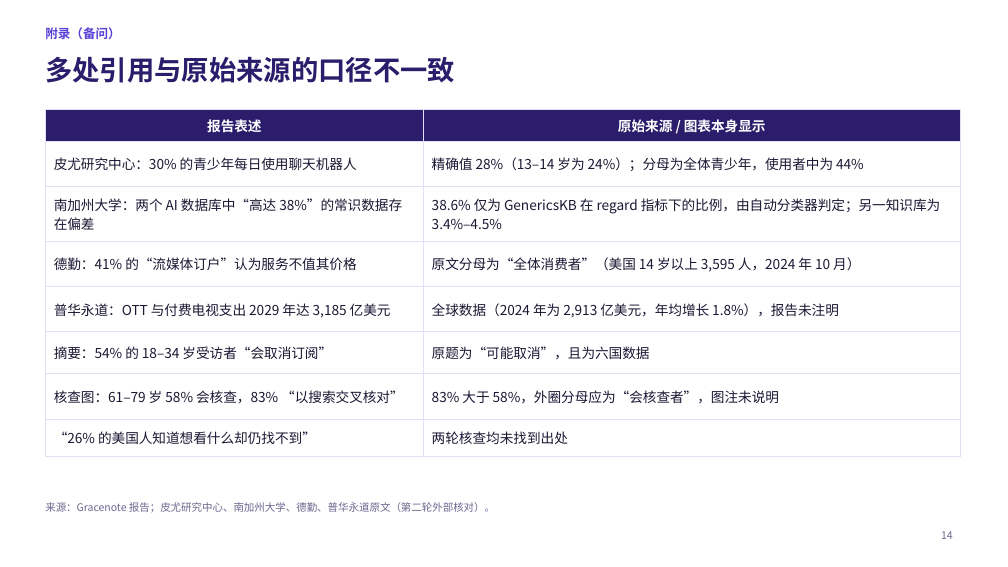
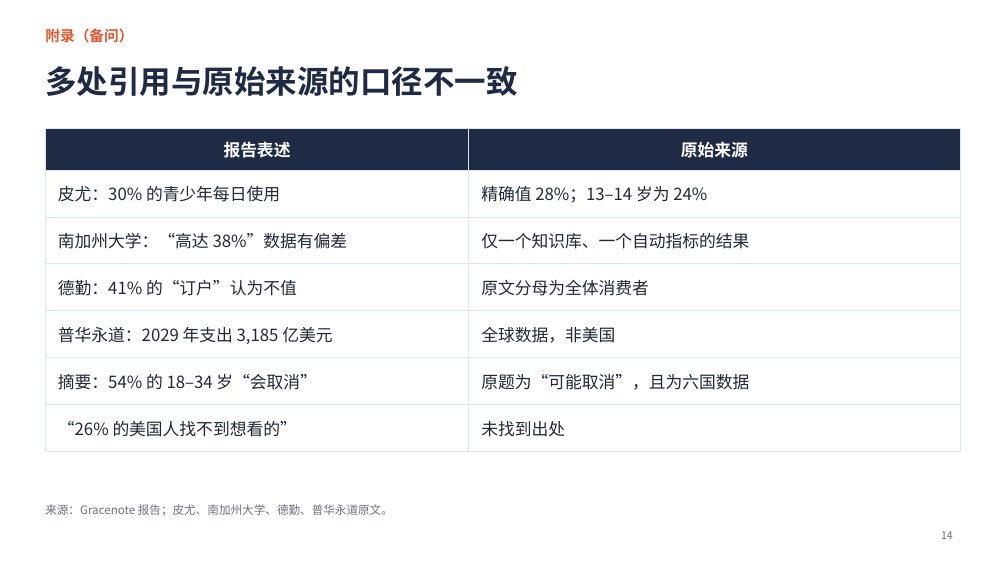
Before and after one commit to jayleo113/ppt, a slide deck: slide 14 of Gracenote报告解读_课堂汇报.pptx. Drawn at 1008x567 pixels with LibreOffice and Linux fonts; fonts in the diff are those of the drawing. Boxes give left, top, right and bottom in pixels: in the first picture for what was removed or moved away, otherwise in the second. Text is boxed around its words. In the diff, an @@ line names an element or a change of style, - is before the commit and + after.

```diff
--- a/Gracenote报告解读_课堂汇报.pptx
+++ b/Gracenote报告解读_课堂汇报.pptx
@@ text "附录（备问）" at <box>45,28,133,43</box>: size 12 to 14 pt, text colour #5B3FD9 to #E4572E @@
@@ title "多处引用与原始来源的口径不一致": place and size @@
-title "多处引用与原始来源的口径不一致" at <box>45,56,455,83</box>
+title "多处引用与原始来源的口径不一致" at <box>45,66,517,96</box>
@@ title "多处引用与原始来源的口径不一致" at <box>45,66,517,96</box>: size 26 to 30 pt, text colour #2B1D6B to #1F2A44 @@
@@ table at <box>45,129,960,441</box> @@
-row 1: 报告表述 | 原始来源 / 图表本身显示
-row 2: 皮尤研究中心：30% 的青少年每日使用聊天机器人 | 精确值 28%（13–14 岁为 24%）；分母为全体青少年，使用者中为 44%
-row 3: 南加州大学：两个 AI 数据库中“高达 38%”的常识数据存在偏差 | 38.6% 仅为 GenericsKB 在 regard 指标下的比例，由自动分类器判定；另一知识库为 3.4%–4.5%
-row 4: 德勤：41% 的“流媒体订户”认为服务不值其价格 | 原文分母为“全体消费者”（美国 14 岁以上 3,595 人，2024 年 10 月）
-row 5: 普华永道：OTT 与付费电视支出 2029 年达 3,185 亿美元 | 全球数据（2024 年为 2,913 亿美元，年均增长 1.8%），报告未注明
-row 6: 摘要：54% 的 18–34 岁受访者“会取消订阅” | 原题为“可能取消”，且为六国数据
-row 7: 核查图：61–79 岁 58% 会核查，83% “以搜索交叉核对” | 83% 大于 58%，外圈分母应为“会核查者”，图注未说明
-row 8: “26% 的美国人知道想看什么却仍找不到” | 两轮核查均未找到出处
+row 1: 报告表述 | 原始来源
+row 2: 皮尤：30% 的青少年每日使用 | 精确值 28%；13–14 岁为 24%
+row 3: 南加州大学：“高达 38%”数据有偏差 | 仅一个知识库、一个自动指标的结果
+row 4: 德勤：41% 的“订户”认为不值 | 原文分母为全体消费者
+row 5: 普华永道：2029 年支出 3,185 亿美元 | 全球数据，非美国
+row 6: 摘要：54% 的 18–34 岁“会取消” | 原题为“可能取消”，且为六国数据
+row 7: “26% 的美国人找不到想看的” | 未找到出处
@@ table: place and size @@
-table at <box>45,110,960,448</box>
+table at <box>45,129,960,441</box>
@@ text at <box>45,504,393,516</box>: text changed; size 10 to 11 pt; text colour #6E6890 to #6B7280 @@
-来源：Gracenote 报告；皮尤研究中心、南加州大学、德勤、普华永道原文（第二轮外部核对）。
+来源：Gracenote 报告；皮尤、南加州大学、德勤、普华永道原文。
```
Also in this commit, not shown: 13 other slides changed, 3 other files.
